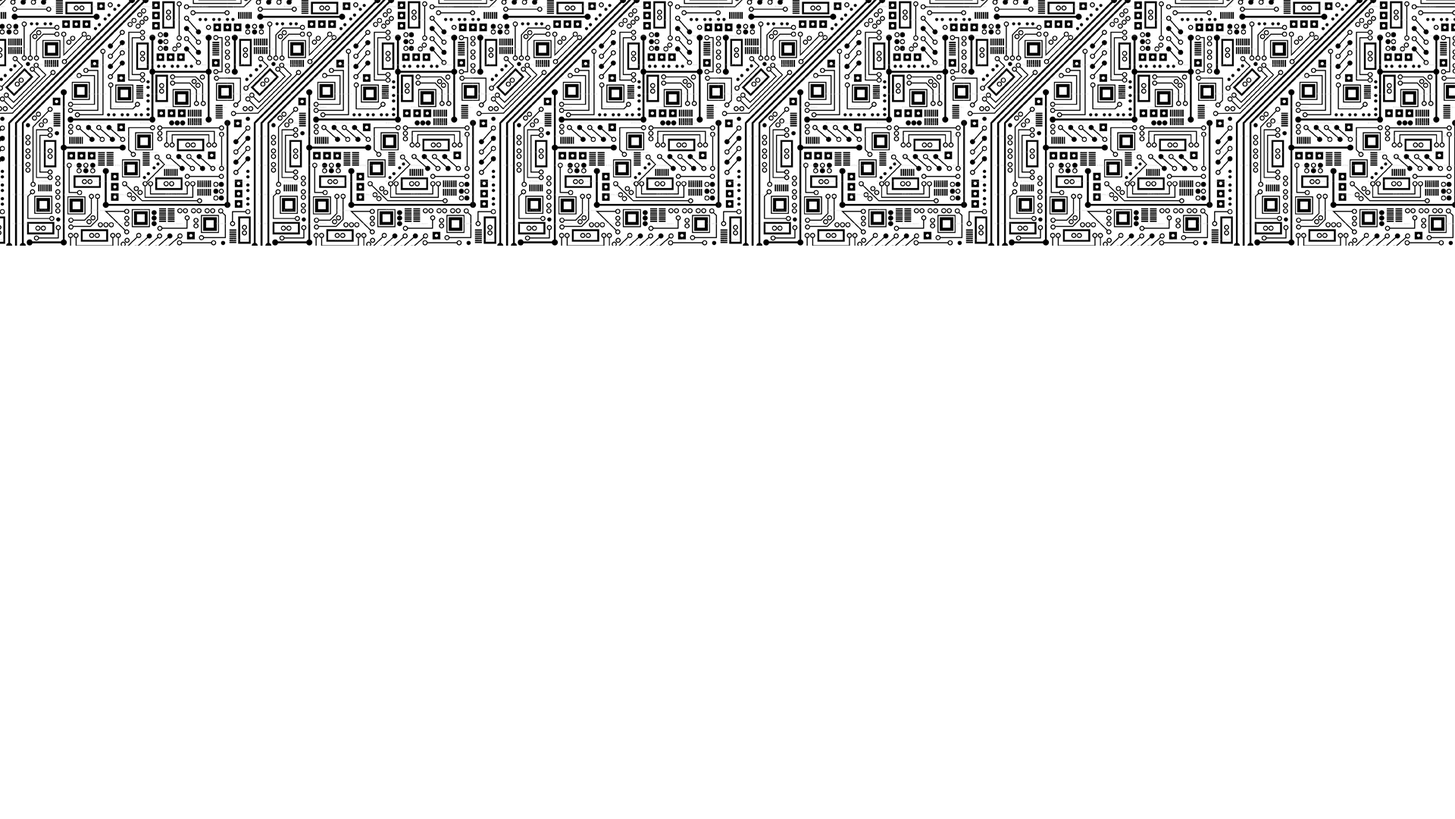
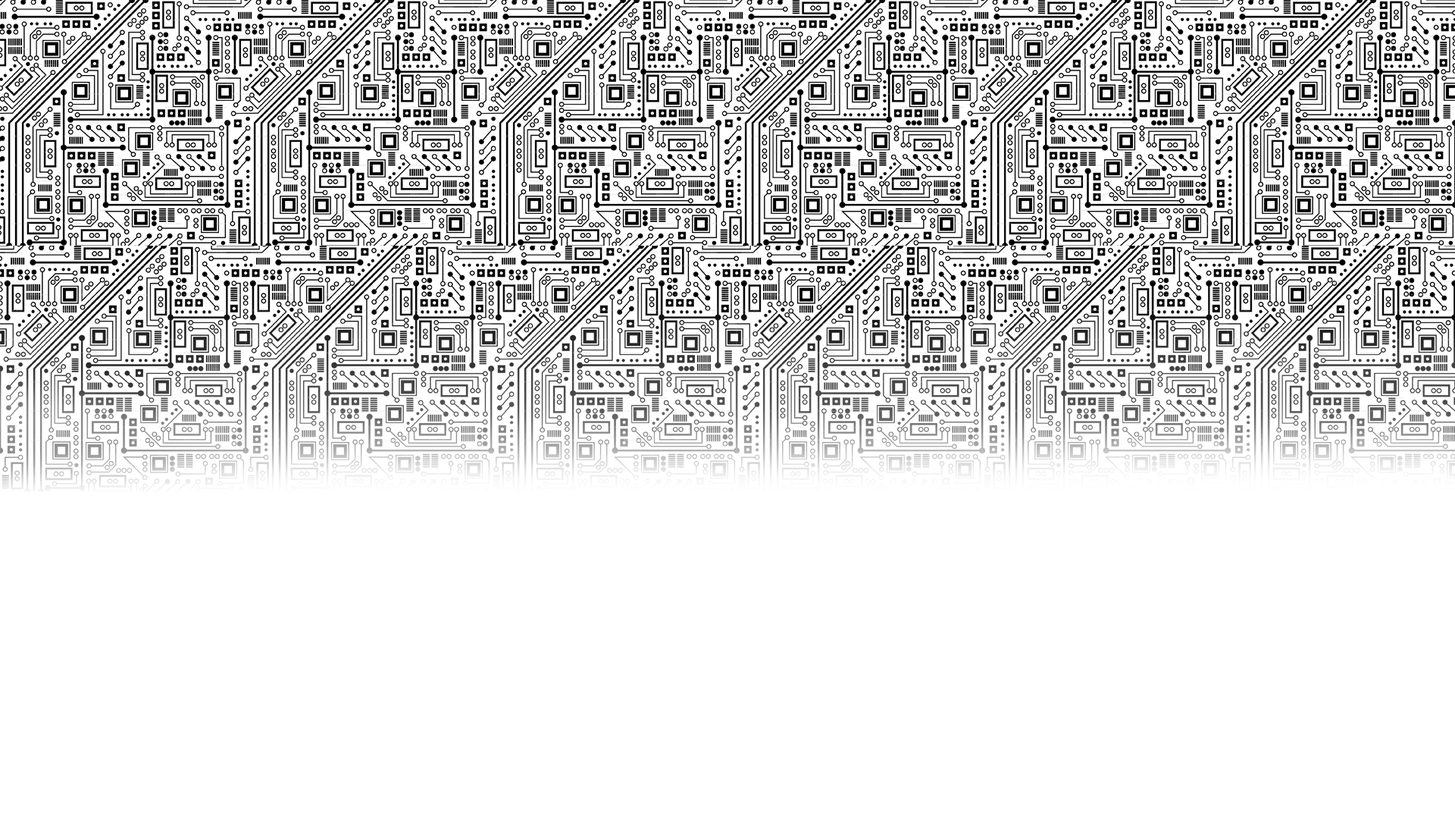
Layer changes from the first 1455 × 819 image to the second:
painted on "circuit-board-black-and-white-png-6 copy 5" over [0,245,1455,492]
